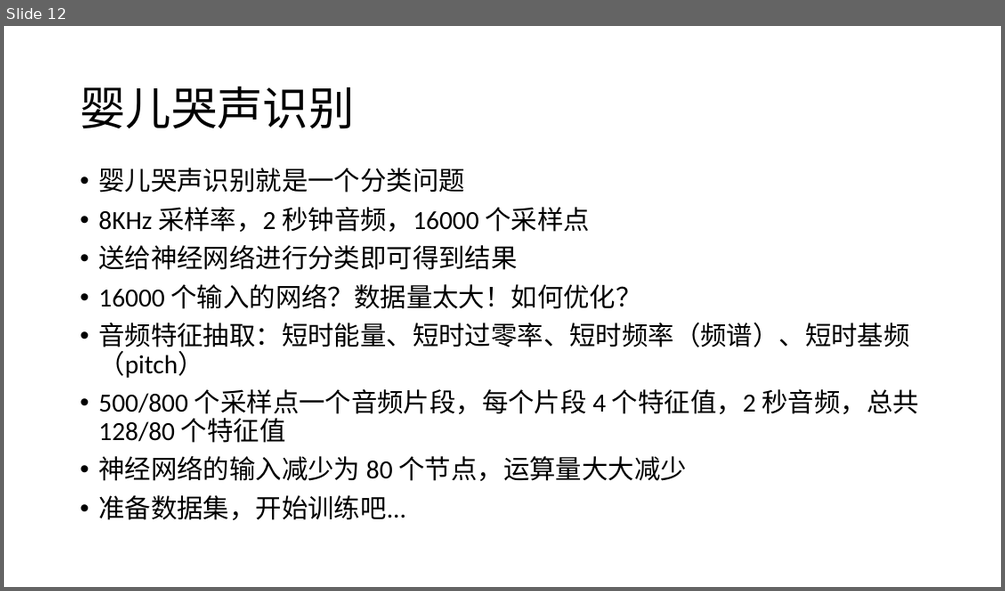
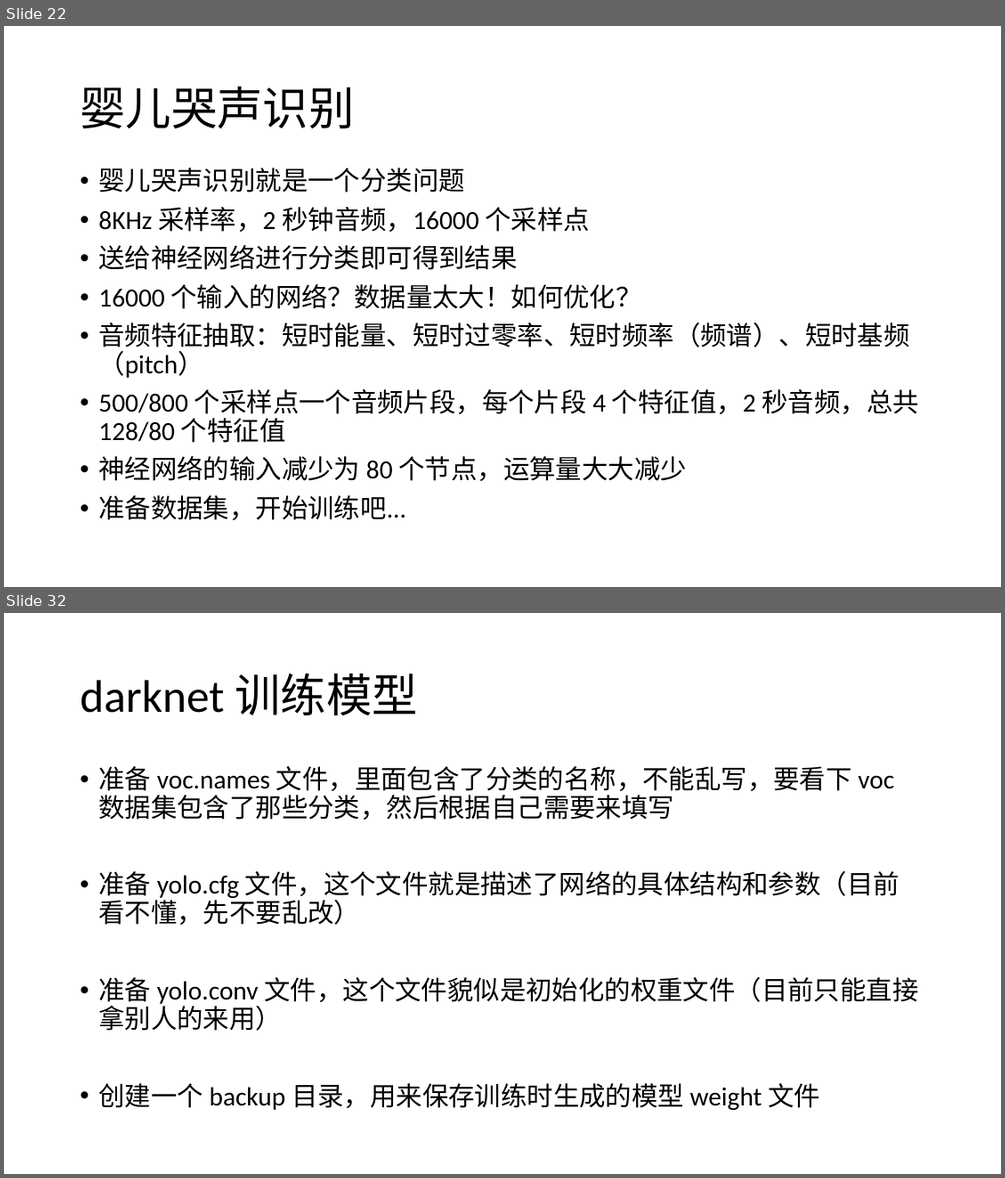
Before and after one commit to rockcarry/ffann, a slide deck: docs/BP 神经网络 C 语言实现与项目应用.pptx. Shown one above the other, each under a label of ours: slide 12 before the commit, slides 22 and 32 after it; the slides between them are not shown. The pictures are 1005x591 and 1005x1178 pixels, drawn with LibreOffice and Linux fonts; fonts in the diff are those of the drawing. Boxes give left, top, right and bottom in pixels: in the first picture for what was removed or moved away, otherwise in the second. Text is boxed around its words. In the diff, an @@ line names an element or a change of style, - is before the commit and + after.

Commit message:
更新 'BP 神经网络 C 语言实现与项目应用.pptx'

```diff
--- a/docs/BP 神经网络 C 语言实现与项目应用.pptx
+++ b/docs/BP 神经网络 C 语言实现与项目应用.pptx
@@ slide 32 added at bbox=[4, 613, 1001, 1174], background #FFFFFF @@
@@ title added at bbox=[80, 673, 417, 715], 44 pt, text #000000 @@
+darknet 训练模型
@@ text added at bbox=[98, 766, 918, 1110], 25.2 pt, text #000000 @@
+• 准备 voc.names 文件，里面包含了分类的名称，不能乱写，要看下 voc 数据集包含了那些分类，然后根据自己需要来填写
+• 准备 yolo.cfg 文件，这个文件就是描述了网络的具体结构和参数（目前看不懂，先不要乱改）
+• 准备 yolo.conv 文件，这个文件貌似是初始化的权重文件（目前只能直接拿别人的来用）
+• 创建一个 backup 目录，用来保存训练时生成的模型 weight 文件
@@ what was slide 12 is now slide 22 @@
```
Also in this commit, not shown: 2 slides changed, 29 other slides added.
